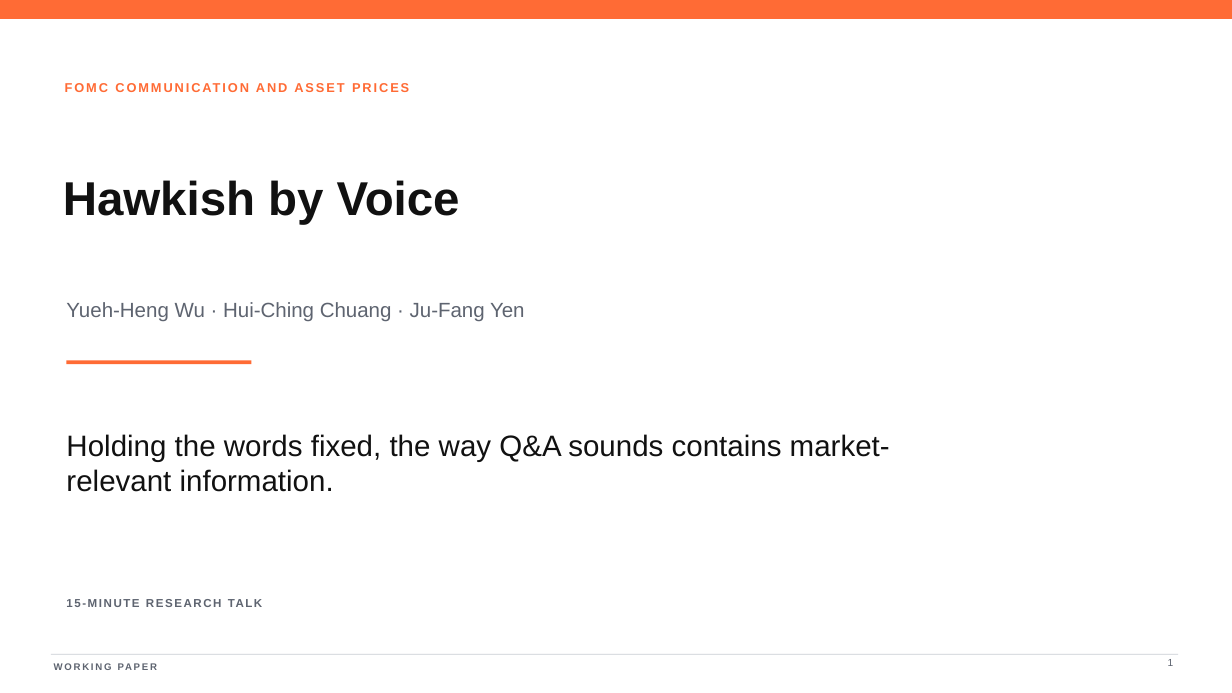
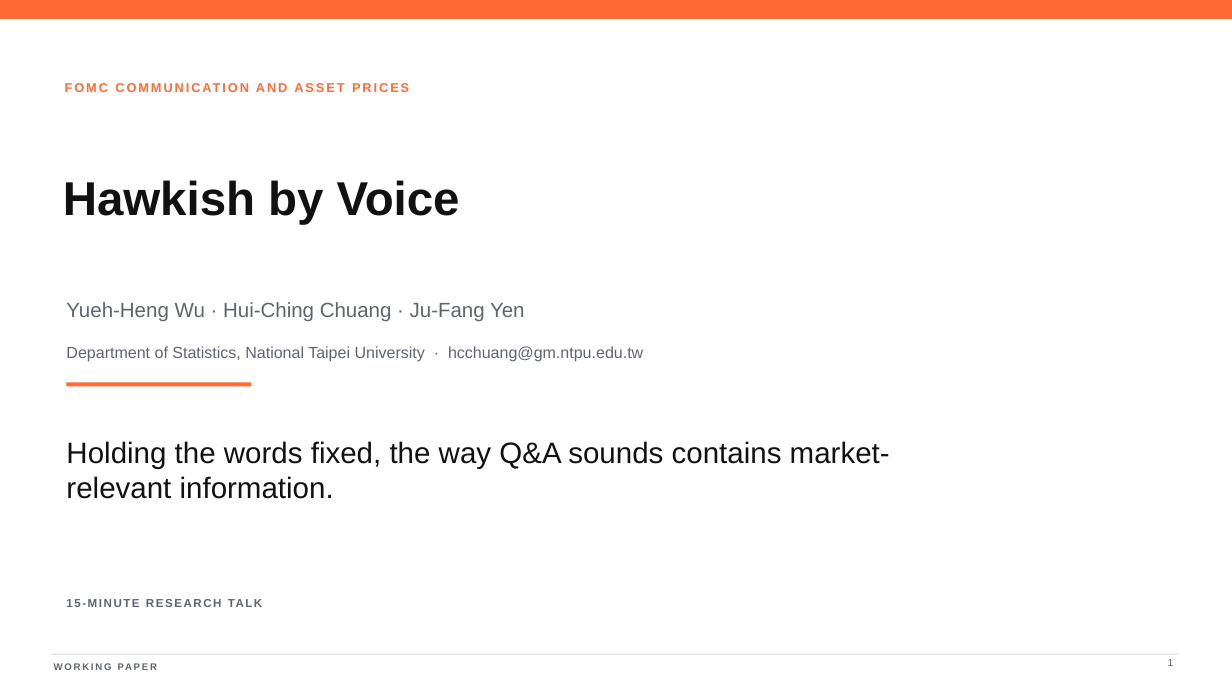
Before and after one commit to hcchuang/hcchuang.github.io, a slide deck: slide 1 of files/FOMCVoice_15min_Slides.pptx. Drawn at 1232x693 pixels with LibreOffice and Linux fonts; fonts in the diff are those of the drawing. Boxes give left, top, right and bottom in pixels: in the first picture for what was removed or moved away, otherwise in the second. Text is boxed around its words. In the diff, an @@ line names an element or a change of style, - is before the commit and + after.

```diff
--- a/files/FOMCVoice_15min_Slides.pptx
+++ b/files/FOMCVoice_15min_Slides.pptx
@@ text added at (66,346,643,362), 12.5 pt, text #5E6470 @@
+Department of Statistics, National Taipei University · hcchuang@gm.ntpu.edu.tw
@@ line moved from (67, 362) - (251, 362) to (67, 384) - (251, 384) @@
@@ text "Holding the words fixed, the ...": place and size @@
-text "Holding the words fixed, the ..." at (66,434,890,492)
+text "Holding the words fixed, the ..." at (66,441,890,499)
```
Also in this commit, not shown: 8 other slides changed, 4 other files.
